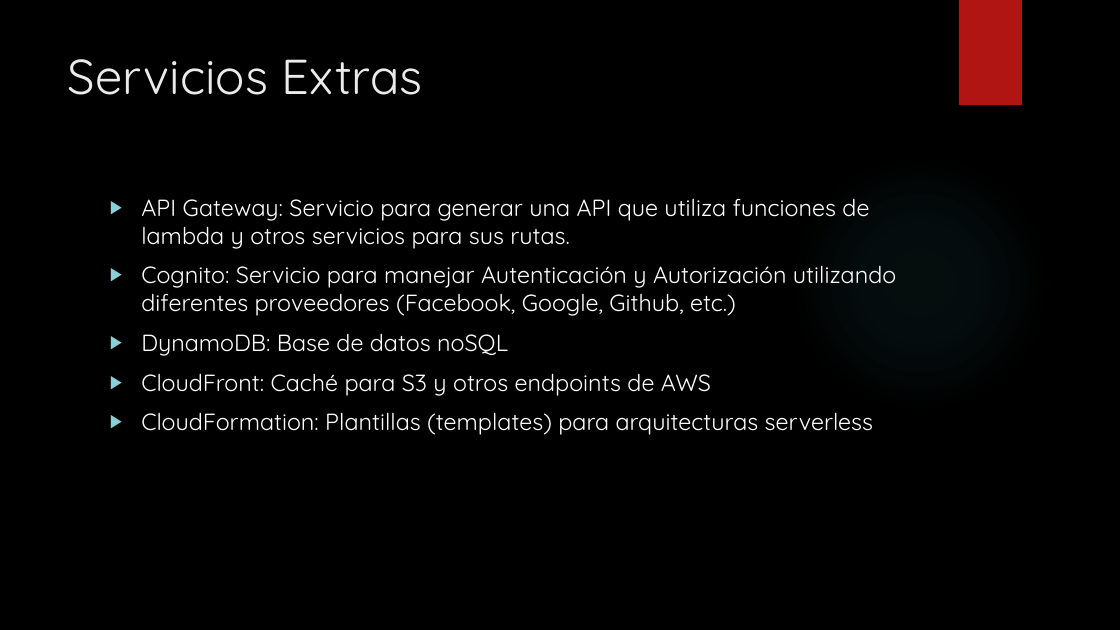
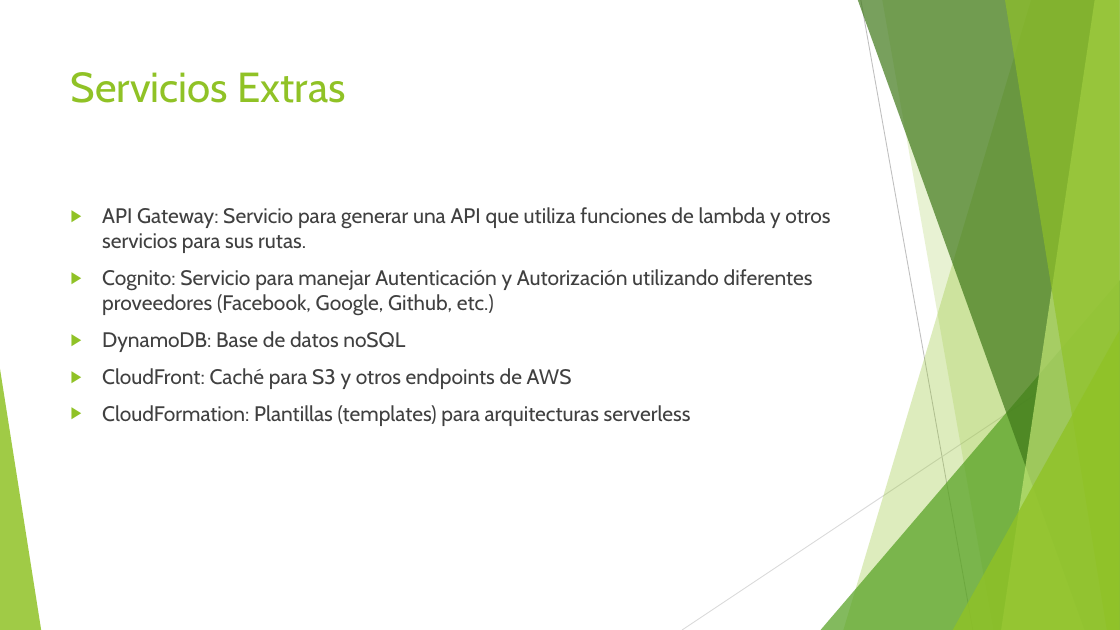
Before and after one commit to alanzam/AWS-Serverless, a slide deck: slide 19 of serverless.pptx (slide 16 before the commit). Drawn at 1120x630 pixels with LibreOffice and Linux fonts; fonts in the diff are those of the drawing; background and template pictures are left out. Boxes give left, top, right and bottom in pixels: in the first picture for what was removed or moved away, otherwise in the second. Text is boxed around its words. In the diff, an @@ line names an element or a change of style, - is before the commit and + after.

```diff
--- a/serverless.pptx
+++ b/serverless.pptx
@@ background picture (left out) to #FFFFFF @@
@@ rectangle removed at <box>959,0,1022,105</box> @@
@@ title "Servicios Extras": place and size @@
-title "Servicios Extras" at <box>68,59,422,95</box>
+title "Servicios Extras" at <box>71,72,346,103</box>
@@ title "Servicios Extras" at <box>71,72,346,103</box>: size 42 to 36 pt, font Quicksand to Cabin, text colour #EBEBEB to #90C226 @@
@@ ellipse removed at <box>791,154,1049,413</box> @@
@@ text "API Gateway: Servicio para generar ...": place and size @@
-text "API Gateway: Servicio para generar ..." at <box>141,199,896,435</box>
+text "API Gateway: Servicio para generar ..." at <box>102,207,830,426</box>
@@ text "API Gateway: Servicio para generar ..." at <box>102,207,830,426</box>: size 20 to 18 pt, font Quicksand to Cabin, text colour #FFFFFF to #404040; bullet colour #8AD0D6 to #90C226 @@
@@ group added at <box>0,0,1120,630</box>: 5 freeform shapes, 3 triangles, 2 lines @@
```
Also in this commit, not shown: 15 other slides changed, 4 slides added, 1 slide removed.
